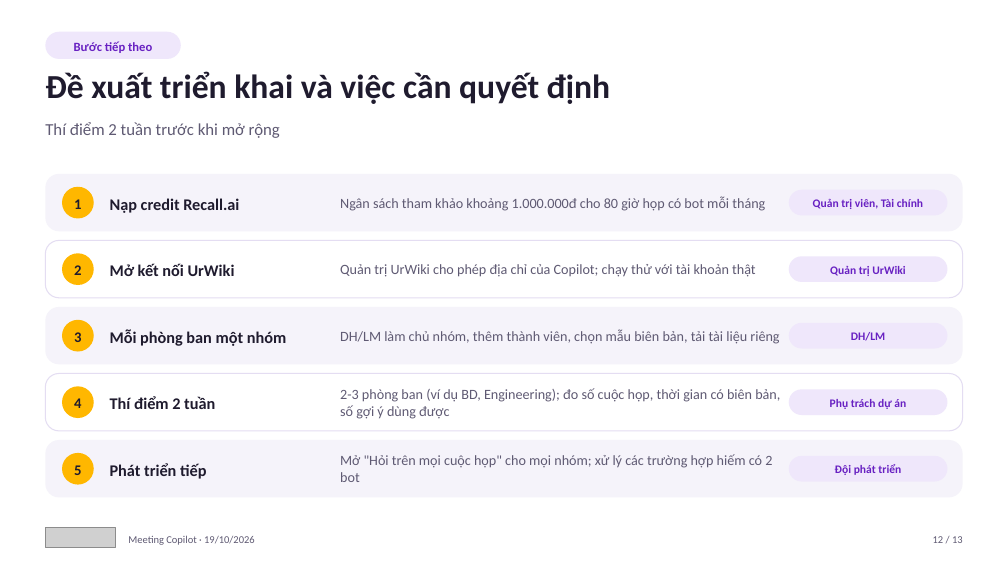
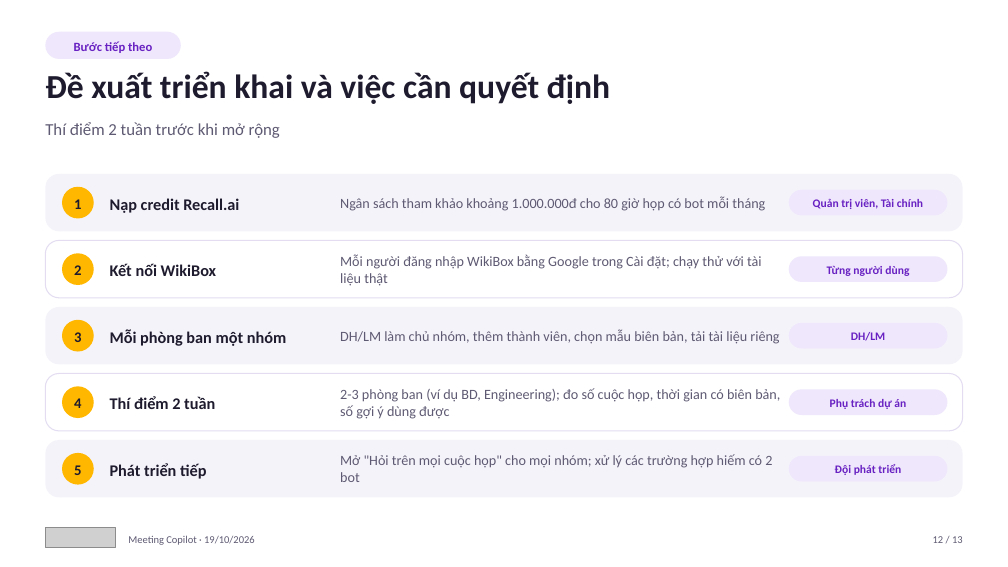
Before and after one commit to phucbh-hue/metting-assistant, a slide deck: slide 12 of docs/pitch/UrBox Meeting Copilot - Trinh bay 19.10.2026.pptx. Drawn at 1008x567 pixels with LibreOffice and Linux fonts; fonts in the diff are those of the drawing; grey boxes stand for pictures. Boxes give left, top, right and bottom in pixels: in the first picture for what was removed or moved away, otherwise in the second. Text is boxed around its words. In the diff, an @@ line names an element or a change of style, - is before the commit and + after.

```diff
--- a/docs/pitch/UrBox Meeting Copilot - Trinh bay 19.10.2026.pptx
+++ b/docs/pitch/UrBox Meeting Copilot - Trinh bay 19.10.2026.pptx
@@ text at (110, 263, 217, 276): text changed @@
-Mở kết nối UrWiki
+Kết nối WikiBox
@@ text at (340, 254, 762, 286): text changed @@
-Quản trị UrWiki cho phép địa chỉ của Copilot; chạy thử với tài khoản thật
+Mỗi người đăng nhập WikiBox bằng Google trong Cài đặt; chạy thử với tài liệu thật
@@ text in rounded rectangle at (827, 266, 909, 276): text changed @@
-Quản trị UrWiki
+Từng người dùng
```
Also in this commit, not shown: 8 other slides changed, 8 other files.
